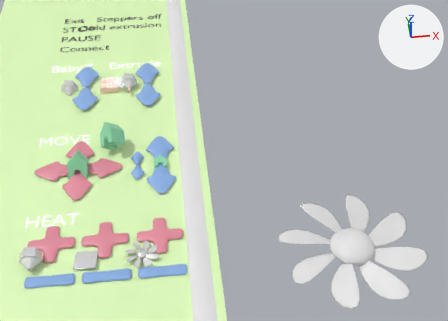
Renders of the Blender file resources/gui_UI.blend from each side of a commit.
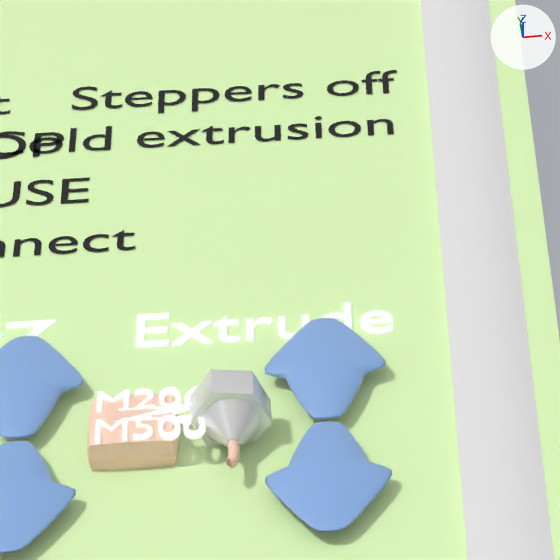
Old and new are each drawn whole from a camera (50 mm lens) standing at (10.0, -49.6, 44.9) and looking at (15.8, 3.0, -2.8) and again close up on the part from 18% to 43% of the width and 0% to 35% of the height. Every picture has the same lights, and +X, +Y and +Z are marked at upper right. Text is drawn in Blender's own font.
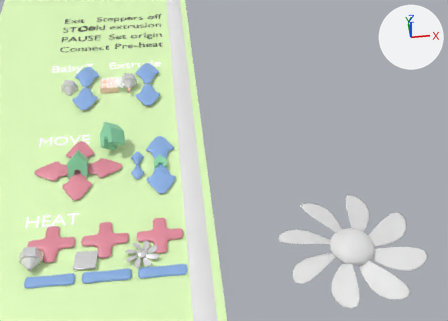
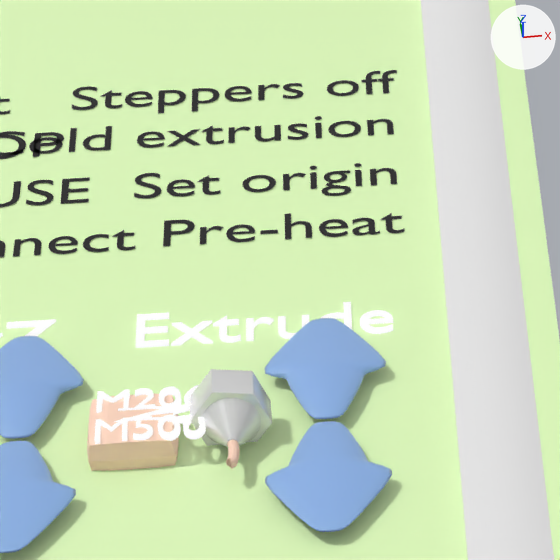
Where the change shows, as pixel boxes (x1, y1, x2, y2) in the close-ups (560 x 560 px):
'Text.012', added (black): after (134, 163, 397, 198)
'Text.013', added (black): after (163, 213, 404, 246)

What the commit changed:
Text 'Text.014' (txt_text_014) is new.
Its body is 'Pre-heat'.
It uses material mat_material (black #0d0d0d).
Its align x is 'RIGHT'.
Text 'Text.013' (txt_text_013) is new.
Its body is 'Set origin'.
It uses material mat_material (black #0d0d0d).
Its align x is 'RIGHT'.
Object 'Text.013' (ob_text_013) is new; it shows txt_text_014.
Its location is (9.76, 23.77, -0.03).
Its scale is (1.91, 1.91, 1.91).
Object 'Text.012' (ob_text_012) is new; it shows txt_text_013.
Its location is (9.76, 26.3, -0.03).
Its scale is (1.91, 1.91, 1.91).
